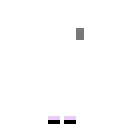
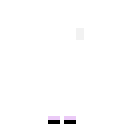
Revision of a layered 128px x 128px image; what changed, layer by layer:
painted on "Layer 11" over [76, 28, 84, 40]
